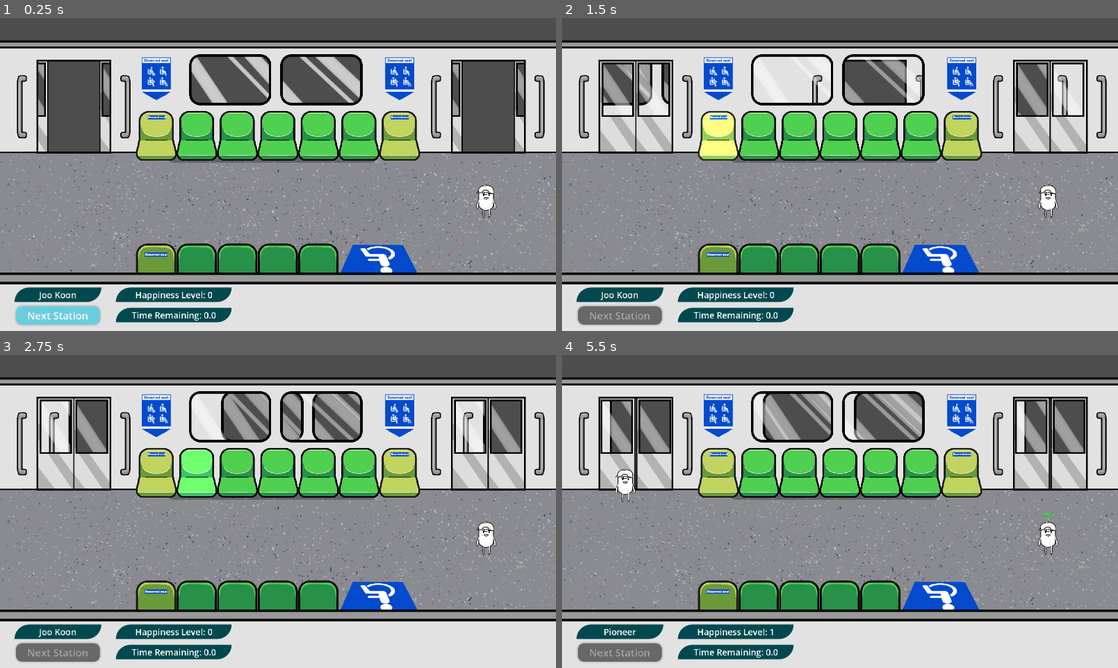
Above: before the commit, frames 1-4 (two rows, left to right).
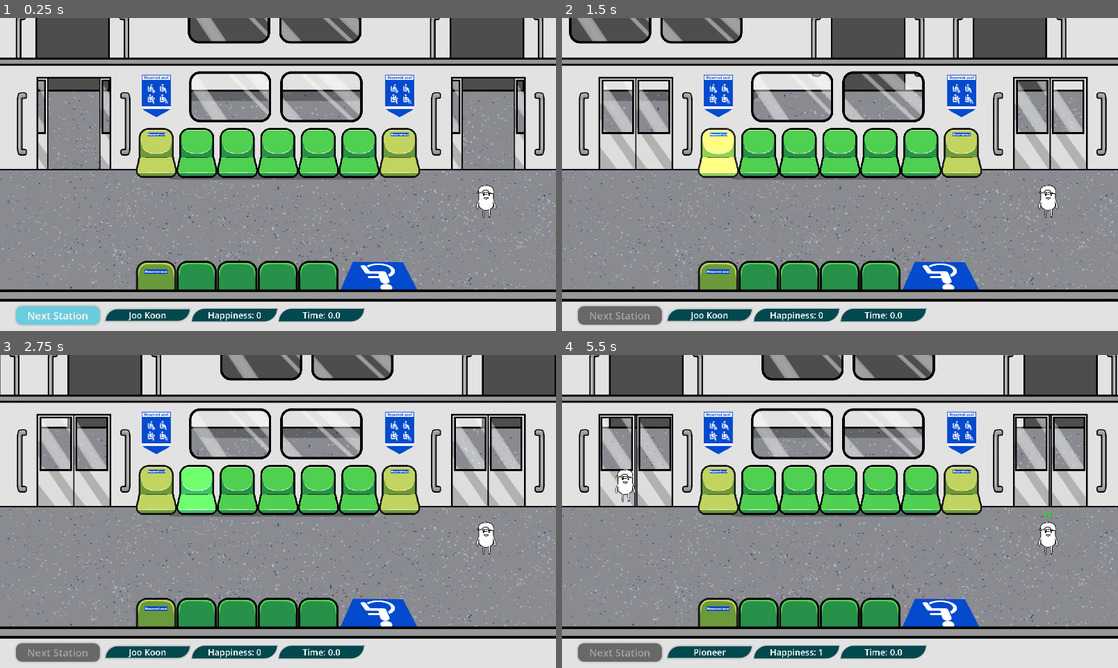
Above: after the commit, the same moments.

Repository: Jagureo/HeritageJam2025
Game: Godot game, scene res://Scenes/game.tscn
The game is run twice, just before and just after one commit, with the same random seed, the same clock (stepped at 60 frames per second) and the same inputs.
Inputs (mouse positions are in pixels of both pictures, inside the frame that each line leads up to):
- Up to frame 1 (0.25 s): no input
- Up to frame 2 (1.5 s): click "Next Station" at 0.5 s; move the mouse to (717, 136) at 1.27 s; click (717, 136) at 1.35 s
- Up to frame 3 (2.75 s): move the mouse to (194, 473) at 2.02 s; tap 0 at 2.1 s
- Up to frame 4 (5.5 s): move the mouse to (801, 473) at 2.77 s; click (801, 473) at 2.85 s; move the mouse to (840, 473) at 3.52 s; tap 0 at 3.6 s; move the mouse to (878, 473) at 4.27 s; click (878, 473) at 4.35 s; click "Next Station" at 5 s

The runs differ from the first frame. In frame 1, 47% of the frame differs, in the area x 0-100%, y 0-98%; in frame 2, 46%; in frame 3, 46%; in frame 4, 46%.

Commit message:
move UI down

Diff:
--- a/HGJ/Scenes/Prefabs/Background.tscn
+++ b/HGJ/Scenes/Prefabs/Background.tscn
@@ -176,6 +176,7 @@
 
 [node name="SceneryBackground" parent="." instance=ExtResource("2_atd0o")]
 z_index = -1
+position = Vector2(-4, -272)
 
 [node name="LeftDoor1" type="Sprite2D" parent="."]
 z_index = -1
--- a/HGJ/Scenes/Prefabs/Passenger_Information.tscn
+++ b/HGJ/Scenes/Prefabs/Passenger_Information.tscn
@@ -1,9 +1,13 @@
 [gd_scene load_steps=4 format=3 uid="uid://b12ms6vuv3ss0"]
 
-[ext_resource type="Script" path="res://Scripts/UI/passengerInformation.gd" id="1_iq863"]
+[ext_resource type="Script" uid="uid://c1ja3wqwg4vl3" path="res://Scripts/UI/passengerInformation.gd" id="1_iq863"]
 
 [sub_resource type="StyleBoxFlat" id="StyleBoxFlat_iq863"]
 bg_color = Color(0.00784314, 0.286275, 0.309804, 1)
+border_width_left = 3
+border_width_top = 3
+border_width_right = 3
+border_width_bottom = 3
 corner_radius_top_left = 20
 corner_radius_bottom_right = 20
 
--- a/HGJ/Scenes/Prefabs/SceneryBackground.tscn
+++ b/HGJ/Scenes/Prefabs/SceneryBackground.tscn
@@ -2,6 +2,21 @@
 
 [ext_resource type="Script" uid="uid://cn7u7gk3xc3wv" path="res://Scripts/Gameplay/TransitionBGCtrller.gd" id="1_o44p5"]
 [ext_resource type="Texture2D" uid="uid://bdt66l6mpwk0c" path="res://Sprites/TrainProps/MRTBackground.png" id="2_03p1t"]
+
+[sub_resource type="Animation" id="Animation_qpyho"]
+resource_name = "EnteringStation"
+tracks/0/type = "value"
+tracks/0/imported = false
+tracks/0/enabled = true
+tracks/0/path = NodePath(".:mScrollSpeed")
+tracks/0/interp = 1
+tracks/0/loop_wrap = true
+tracks/0/keys = {
+"times": PackedFloat32Array(0, 1),
+"transitions": PackedFloat32Array(2, 1),
+"update": 0,
+"values": [2500.0, 0.0]
+}
 
 [sub_resource type="Animation" id="Animation_cl84y"]
 resource_name = "LeavingStation"
@@ -33,21 +48,6 @@
 "values": [0.0]
 }
 
-[sub_resource type="Animation" id="Animation_qpyho"]
-resource_name = "EnteringStation"
-tracks/0/type = "value"
-tracks/0/imported = false
-tracks/0/enabled = true
-tracks/0/path = NodePath(".:mScrollSpeed")
-tracks/0/interp = 1
-tracks/0/loop_wrap = true
-tracks/0/keys = {
-"times": PackedFloat32Array(0, 1),
-"transitions": PackedFloat32Array(2, 1),
-"update": 0,
-"values": [2500.0, 0.0]
-}
-
 [sub_resource type="AnimationLibrary" id="AnimationLibrary_qpyho"]
 _data = {
 &"EnteringStation": SubResource("Animation_qpyho"),
--- a/HGJ/Scenes/UI/game_ui.tscn
+++ b/HGJ/Scenes/UI/game_ui.tscn
@@ -1,15 +1,22 @@
-[gd_scene load_steps=10 format=3 uid="uid://5ln5jieeyw4b"]
+[gd_scene load_steps=9 format=3 uid="uid://5ln5jieeyw4b"]
 
 [ext_resource type="Script" uid="uid://bj1d6mvillccq" path="res://Scripts/UI/gameUI.gd" id="1_vo2tu"]
-[ext_resource type="Script" uid="uid://cign7xud1xsnv" path="res://Scripts/UI/versionNumber.gd" id="2_5b8pf"]
 
 [sub_resource type="StyleBoxFlat" id="StyleBoxFlat_vo2tu"]
 bg_color = Color(0.00784314, 0.286275, 0.309804, 1)
+border_width_left = 5
+border_width_top = 5
+border_width_right = 5
+border_width_bottom = 5
 corner_radius_top_left = 100
 corner_radius_bottom_right = 100
 
 [sub_resource type="StyleBoxFlat" id="StyleBoxFlat_plf53"]
 bg_color = Color(0.00784314, 0.286275, 0.309804, 1)
+border_width_left = 3
+border_width_top = 3
+border_width_right = 3
+border_width_bottom = 3
 corner_radius_top_left = 100
 corner_radius_bottom_right = 100
 
@@ -73,11 +80,15 @@
 mouse_filter = 2
 
 [node name="Sign" type="Panel" parent="MainScreen"]
-layout_mode = 0
-offset_left = 50.0
-offset_top = 930.0
-offset_right = 350.0
-offset_bottom = 980.0
+layout_mode = 1
+anchors_preset = 2
+anchor_top = 1.0
+anchor_bottom = 1.0
+offset_left = 360.0
+offset_top = -80.0
+offset_right = 660.0
+offset_bottom = -30.0
+grow_vertical = 0
 theme_override_styles/panel = SubResource("StyleBoxFlat_vo2tu")
 
 [node name="Station_Label" type="Label" parent="MainScreen/Sign"]
@@ -96,14 +107,17 @@
 theme_override_font_sizes/font_size = 30
 text = "Station Name"
 horizontal_alignment = 1
-script = ExtResource("2_5b8pf")
 
 [node name="Sign2" type="Panel" parent="MainScreen"]
-layout_mode = 0
-offset_left = 400.0
-offset_top = 930.0
-offset_right = 800.0
-offset_bottom = 980.0
+layout_mode = 1
+anchors_preset = 2
+anchor_top = 1.0
+anchor_bottom = 1.0
+offset_left = 660.0
+offset_top = -80.0
+offset_right = 960.0
+offset_bottom = -30.0
+grow_vertical = 0
 theme_override_styles/panel = SubResource("StyleBoxFlat_plf53")
 
 [node name="Happniess_Level" type="Label" parent="MainScreen/Sign2"]
@@ -120,16 +134,19 @@
 grow_horizontal = 2
 grow_vertical = 2
 theme_override_font_sizes/font_size = 30
-text = "Happiness Level"
-horizontal_alignment = 1
-script = ExtResource("2_5b8pf")
+text = "Happiness: 0"
+horizontal_alignment = 1
 
 [node name="Sign3" type="Panel" parent="MainScreen"]
-layout_mode = 0
-offset_left = 400.0
-offset_top = 1000.0
-offset_right = 800.0
-offset_bottom = 1050.0
+layout_mode = 1
+anchors_preset = 2
+anchor_top = 1.0
+anchor_bottom = 1.0
+offset_left = 960.0
+offset_top = -80.0
+offset_right = 1260.0
+offset_bottom = -30.0
+grow_vertical = 0
 theme_override_styles/panel = SubResource("StyleBoxFlat_plf53")
 
 [node name="Time_Left" type="Label" parent="MainScreen/Sign3"]
@@ -146,7 +163,7 @@
 grow_horizontal = 2
 grow_vertical = 2
 theme_override_font_sizes/font_size = 30
-text = "Time Remaining: "
+text = "Time: 0"
 horizontal_alignment = 1
 
 [node name="NextStationButton" type="Button" parent="MainScreen"]
@@ -173,11 +190,18 @@
 
 [node name="GameOverPanel" type="ColorRect" parent="MainScreen"]
 visible = false
-layout_mode = 0
-offset_left = 660.0
-offset_top = 240.0
-offset_right = 1260.0
-offset_bottom = 840.0
+layout_mode = 1
+anchors_preset = 8
+anchor_left = 0.5
+anchor_top = 0.5
+anchor_right = 0.5
+anchor_bottom = 0.5
+offset_left = -300.0
+offset_top = -300.0
+offset_right = 300.0
+offset_bottom = 300.0
+grow_horizontal = 2
+grow_vertical = 2
 color = Color(0.00784314, 0.286275, 0.309804, 1)
 
 [node name="GameOverText" type="Label" parent="MainScreen/GameOverPanel"]
--- a/HGJ/Scenes/game.tscn
+++ b/HGJ/Scenes/game.tscn
@@ -12,13 +12,13 @@
 script = ExtResource("1_ebmjs")
 
 [node name="Background" parent="." instance=ExtResource("2_1l0tm")]
-position = Vector2(960, 540)
+position = Vector2(960, 599)
 
 [node name="SeatRow_Standard" parent="." instance=ExtResource("3_wowpa")]
-position = Vector2(960, 407)
+position = Vector2(960, 466)
 
 [node name="SeatRow_Wheelchair" parent="." instance=ExtResource("4_i6g32")]
-position = Vector2(959, 838)
+position = Vector2(959, 897)
 
 [node name="StandingArea" parent="." instance=ExtResource("5_1l0tm")]
 position = Vector2(962, 607)
--- a/HGJ/Scripts/Gameplay/TransitionBGCtrller.gd
+++ b/HGJ/Scripts/Gameplay/TransitionBGCtrller.gd
@@ -9,7 +9,6 @@
 
 
 func _process(delta):
-	print((mSpriteSections[0] as Node2D).position.x)
 	for sprite in mSpriteSections:
 		(sprite as Node2D).position.x += (-mScrollSpeed * delta)
 
--- a/HGJ/Scripts/Managers/Constants.gd
+++ b/HGJ/Scripts/Managers/Constants.gd
@@ -1,8 +1,8 @@
 class_name Constant
 
 # Defines the Passenger Draggable area
-static var TOP_DRAG_LIMIT : int = 320
-static var BOTTOM_DRAG_LIMIT : int = 1080 - 200
+static var TOP_DRAG_LIMIT : int = 500
+static var BOTTOM_DRAG_LIMIT : int = 1080 - 150
 static var LEFT_DRAG_LIMIT : int = 100
 static var RIGHT_DRAG_LIMIT : int = 1920 - 100
 
--- a/HGJ/Scripts/UI/gameUI.gd
+++ b/HGJ/Scripts/UI/gameUI.gd
@@ -23,7 +23,7 @@
 		AudioManager.sInstance.mClickSound.play()
 
 func set_happiness_level(value: int) -> void:
-	happiness_label.text = "Happiness Level: %d" % value
+	happiness_label.text = "Happiness: %d" % value
 
 func DisableButton(val : bool):
 	nextStationButton.disabled = val
@@ -50,4 +50,4 @@
 	get_tree().change_scene_to_file(mMainMenuScene)
 
 func _process(delta: float) -> void:
-	timerDisplay.text = "Time Remaining: %.1f" % GameManager.sInstance.mStationWaitingTimer.time_left
+	timerDisplay.text = "Time: %.1f" % GameManager.sInstance.mStationWaitingTimer.time_left
